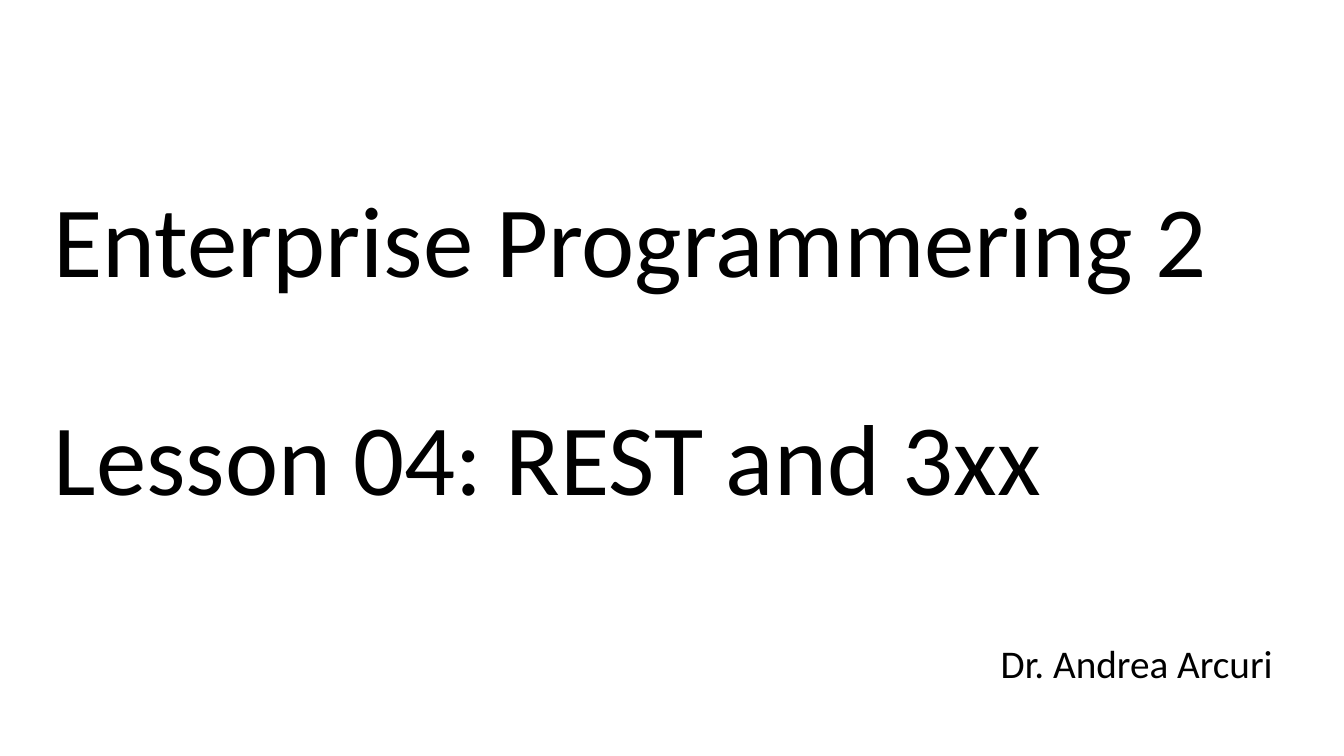
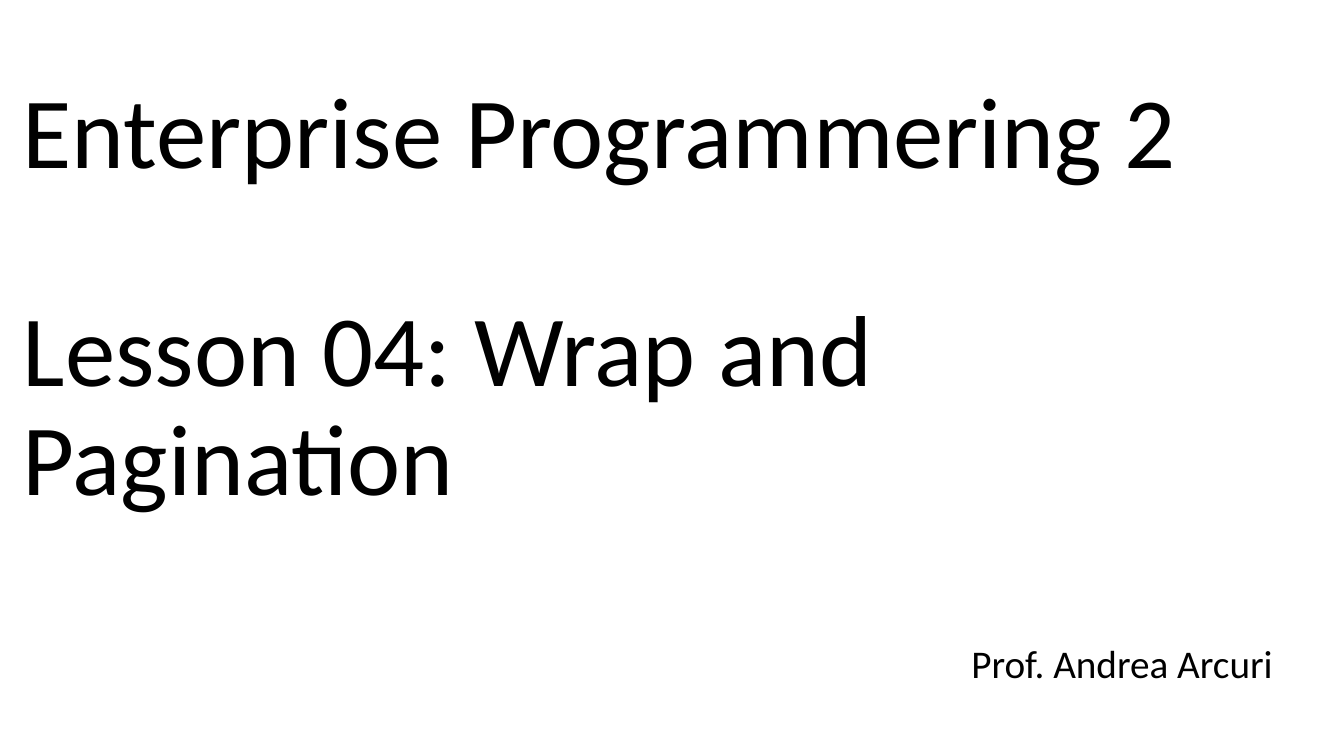
Before and after one commit to arcuri82/testing_security_development_enterprise_systems, a slide deck: slide 1 of doc/advanced/slides/lesson_04.pptx. Drawn at 1344x756 pixels with LibreOffice and Linux fonts; fonts in the diff are those of the drawing. Boxes give left, top, right and bottom in pixels: in the first picture for what was removed or moved away, otherwise in the second. Text is boxed around its words. In the diff, an @@ line names an element or a change of style, - is before the commit and + after.

```diff
--- a/doc/advanced/slides/lesson_04.pptx
+++ b/doc/advanced/slides/lesson_04.pptx
@@ title at [23,98,1176,513]: text changed @@
-Enterprise Programmering 2
-Lesson 04: REST and 3xx
+Enterprise Programmering 2
+Lesson 04: Wrap and Pagination
@@ subtitle at [971,650,1272,679]: text changed @@
-Dr. Andrea Arcuri
+Prof. Andrea Arcuri
```
Also in this commit, not shown: 5 other slides changed, 17 slides added, 31 slides removed, 17 other files.
